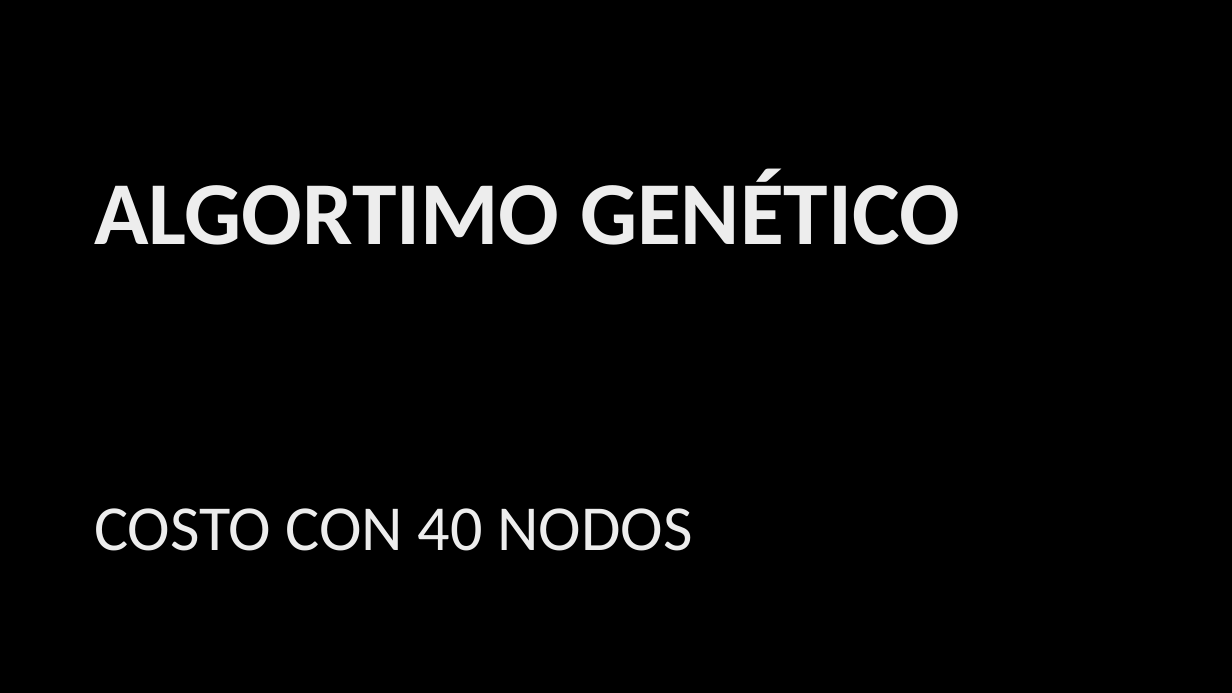
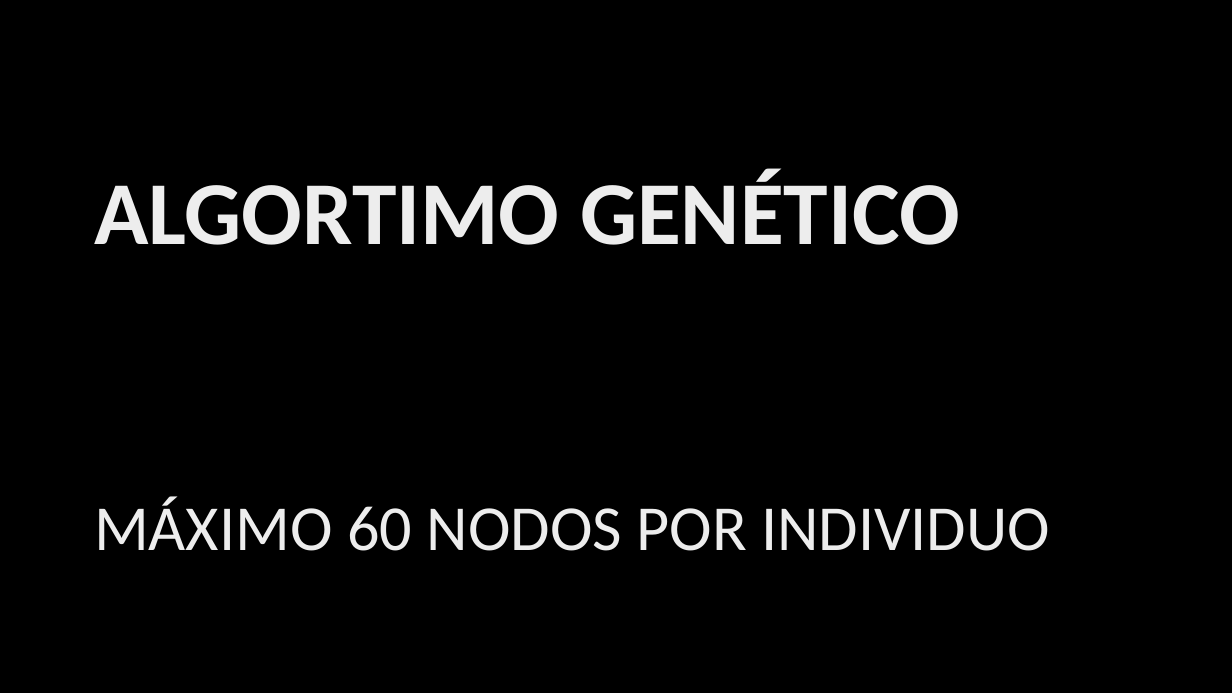
Before and after one commit to Nano-Nathan/ubae, a slide deck: slide 11 of UBAE.pptx. Drawn at 1232x693 pixels with LibreOffice and Linux fonts; fonts in the diff are those of the drawing; background and template pictures are left out. Boxes give left, top, right and bottom in pixels: in the first picture for what was removed or moved away, otherwise in the second. Text is boxed around its words. In the diff, an @@ line names an element or a change of style, - is before the commit and + after.

```diff
--- a/UBAE.pptx
+++ b/UBAE.pptx
@@ text at <box>94,496,1050,551</box>: text changed @@
-COSTO CON 40 NODOS
+MÁXIMO 60 NODOS POR INDIVIDUO
```
Also in this commit, not shown: 2 other slides changed, 4 slides added, 1 other file.
